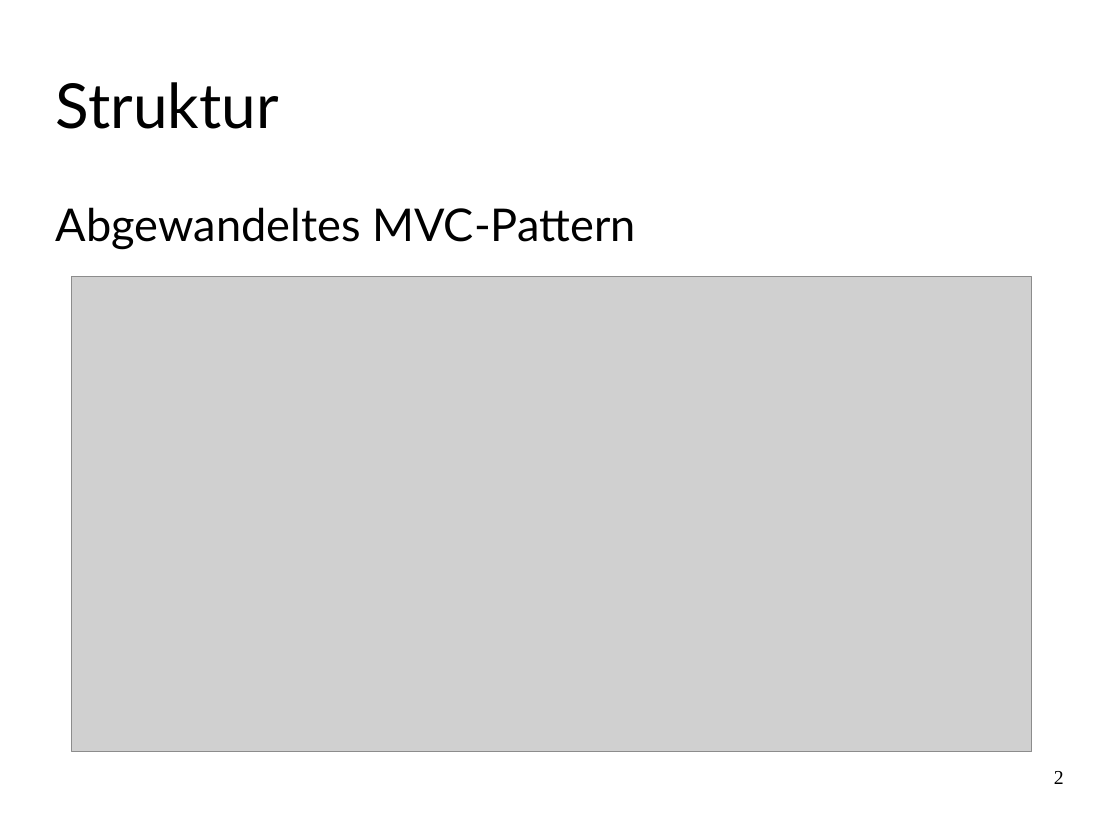
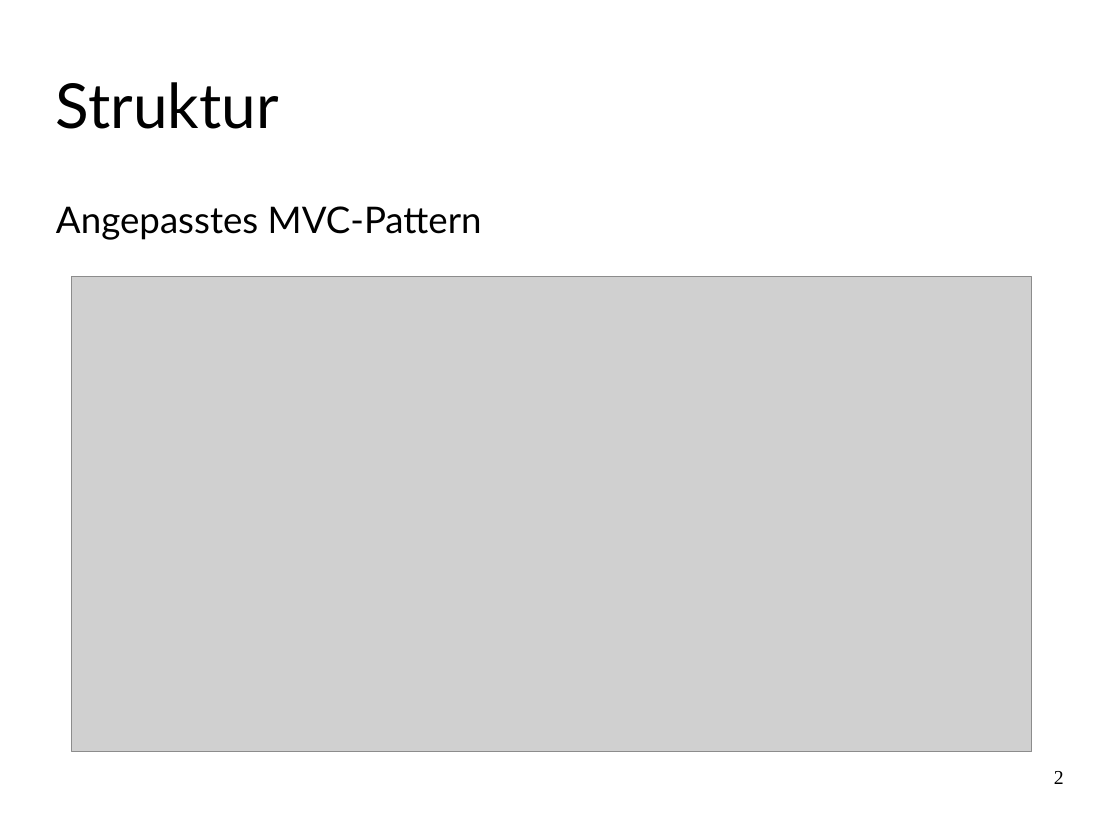
Before and after one commit to FamkeLamberti/battleship-presentation, a slide deck: slide 2 of Abschlusspraesentation_SchiffeVersenken.odp. Drawn at 1120x840 pixels with LibreOffice and Linux fonts; fonts in the diff are those of the drawing; grey boxes stand for pictures. Boxes give left, top, right and bottom in pixels: in the first picture for what was removed or moved away, otherwise in the second. Text is boxed around its words. In the diff, an @@ line names an element or a change of style, - is before the commit and + after.

```diff
--- a/Abschlusspraesentation_SchiffeVersenken.odp
+++ b/Abschlusspraesentation_SchiffeVersenken.odp
@@ text at (56,206,482,240): text changed; size 32 to 26 pt @@
-Abgewandeltes MVC-Pattern
+Angepasstes MVC-Pattern
```
Also in this commit, not shown: 5 other slides changed, 1 slide added, 5 slides removed.
